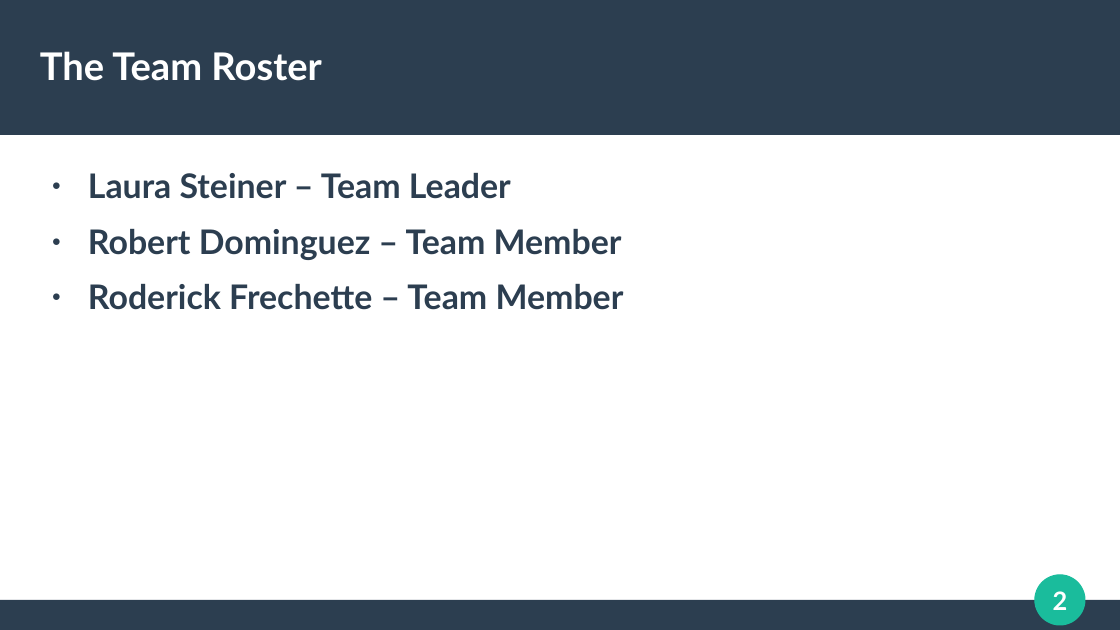
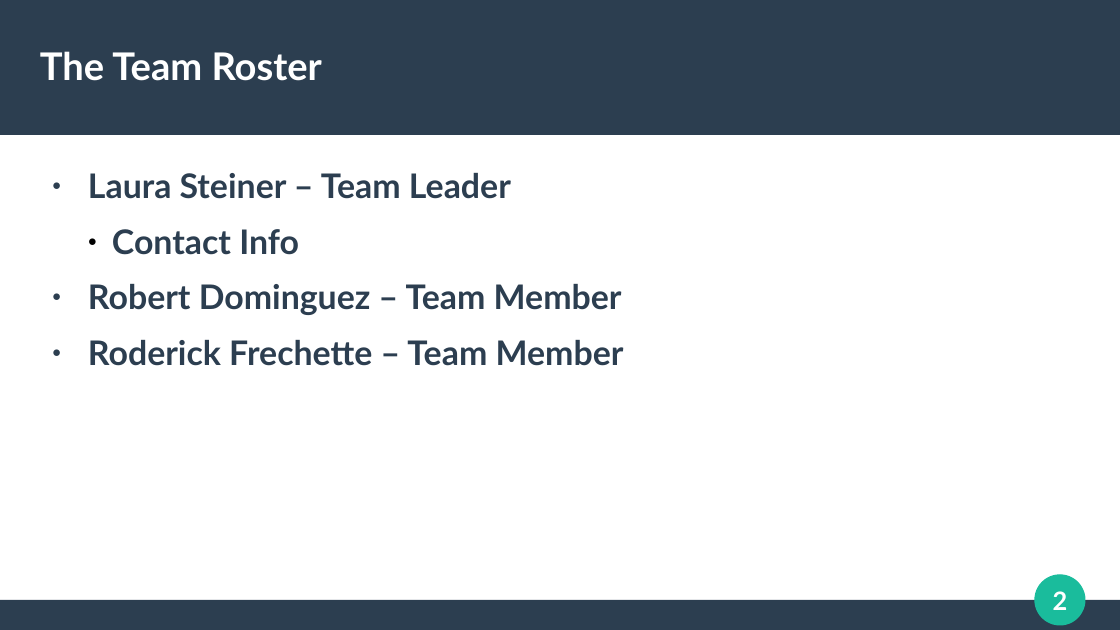
Before and after one commit to tunefull/tunefull.github.io, a slide deck: slide 2 of docs/presentation/tunefull-presentation-power-point.pptx. Drawn at 1120x630 pixels with LibreOffice and Linux fonts; fonts in the diff are those of the drawing. Boxes give left, top, right and bottom in pixels: in the first picture for what was removed or moved away, otherwise in the second. Text is boxed around its words. In the diff, an @@ line names an element or a change of style, - is before the commit and + after.

```diff
--- a/docs/presentation/tunefull-presentation-power-point.pptx
+++ b/docs/presentation/tunefull-presentation-power-point.pptx
@@ text at (112,229,299,255): paragraph added @@
+    ● Contact Info
```
Also in this commit, not shown: 3 other slides changed, 2 slides added, 1 slide removed.
